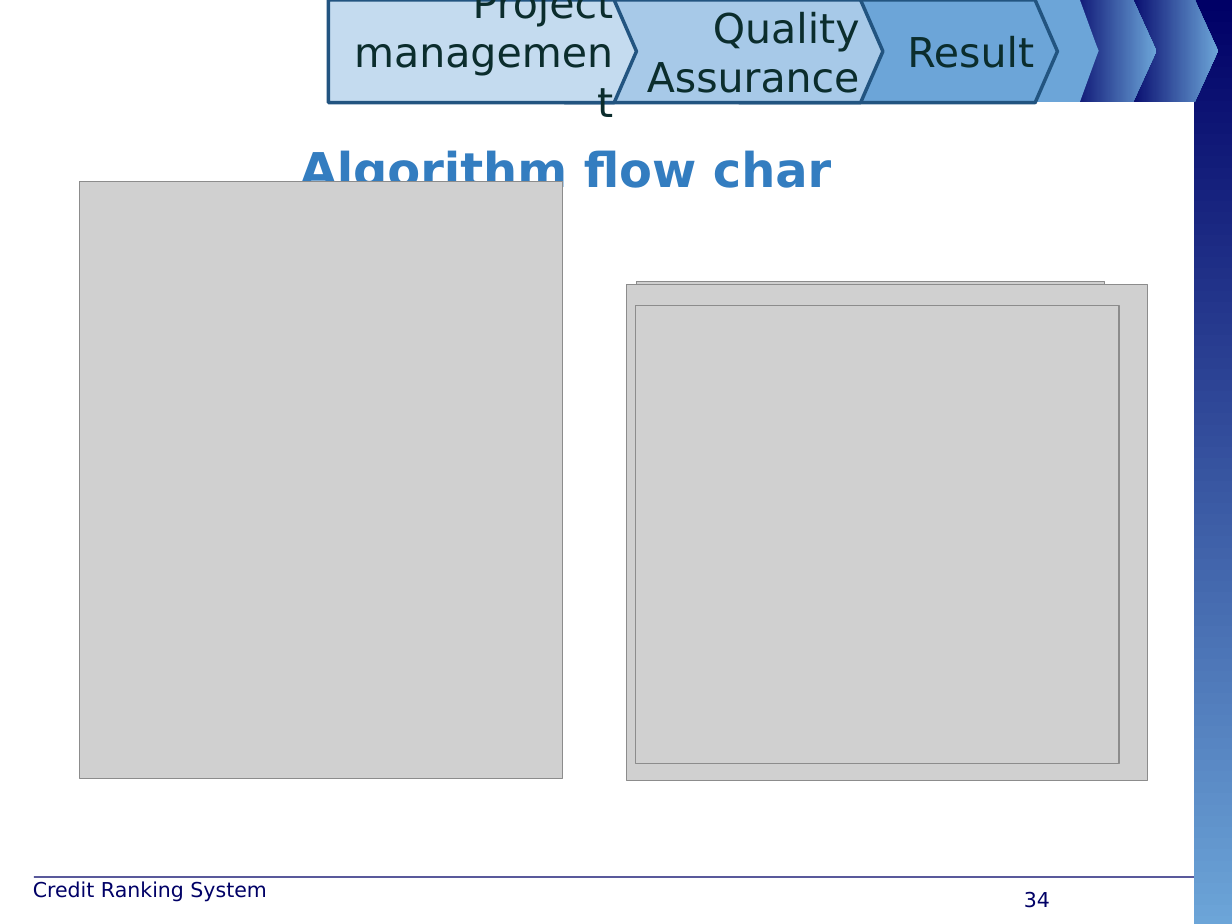
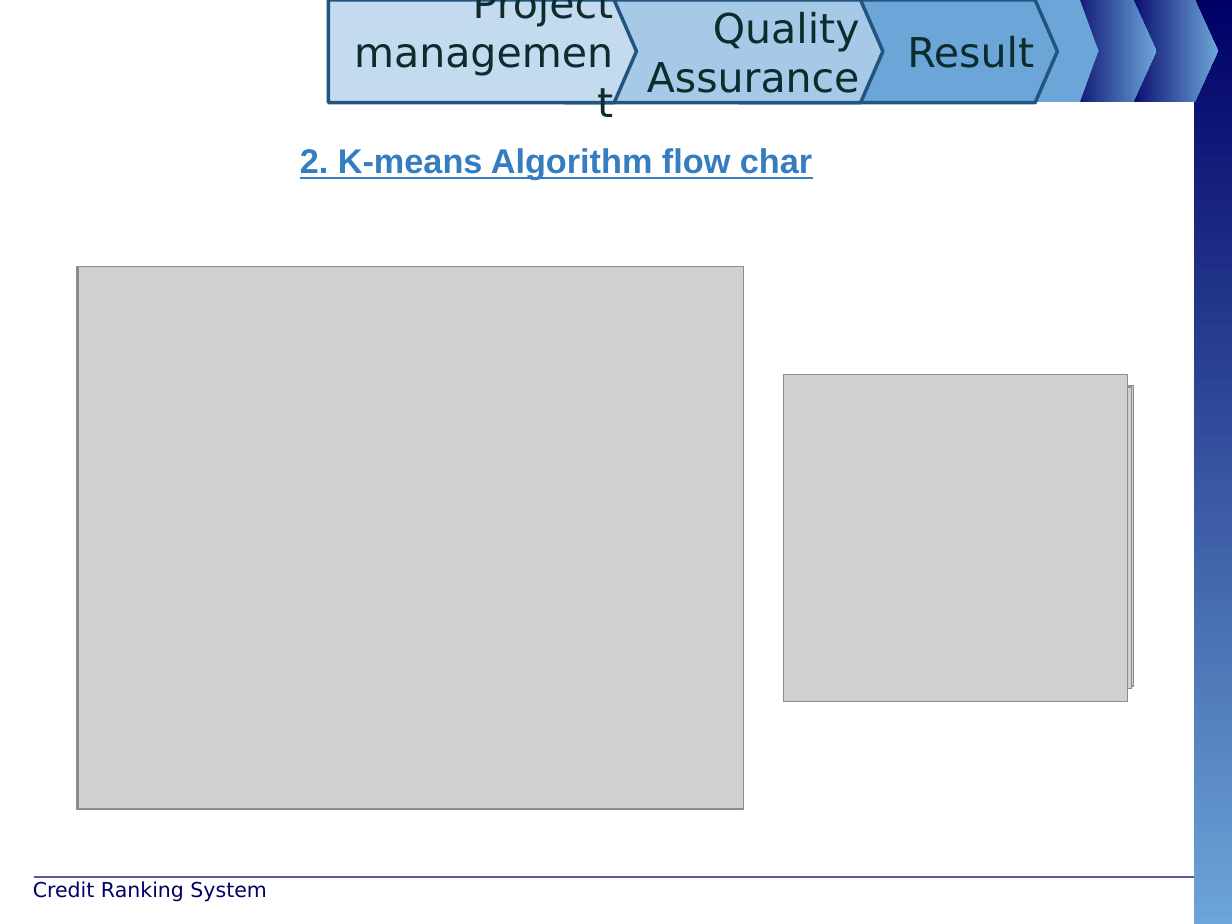
Before and after one commit to maily89/fbdm, a slide deck: slide 34 of Deliverables/FBD - slide.pptx. Drawn at 1232x924 pixels with LibreOffice and Linux fonts; fonts in the diff are those of the drawing; grey boxes stand for pictures; background and template pictures are left out. Boxes give left, top, right and bottom in pixels: in the first picture for what was removed or moved away, otherwise in the second. Text is boxed around its words. In the diff, an @@ line names an element or a change of style, - is before the commit and + after.

```diff
--- a/Deliverables/FBD - slide.pptx
+++ b/Deliverables/FBD - slide.pptx
@@ text at box(300, 148, 812, 180): text changed; size 28 to 20 pt; font DejaVu Sans to Arial @@
-Algorithm flow char
+2. K-means Algorithm flow char
@@ picture: place and size @@
-picture at box(80, 181, 563, 779)
+picture at box(76, 267, 622, 809)
@@ picture added at box(76, 267, 691, 809) @@
@@ picture added at box(78, 267, 678, 809) @@
@@ picture added at box(78, 267, 743, 809) @@
@@ picture added at box(79, 267, 744, 809) @@
@@ picture removed at box(626, 285, 1147, 780) @@
@@ picture removed at box(637, 282, 1105, 766) @@
@@ picture removed at box(636, 306, 1120, 764) @@
@@ picture added at box(784, 387, 1131, 689) @@
@@ picture added at box(784, 375, 1127, 702) @@
@@ picture added at box(787, 386, 1133, 686) @@
@@ picture added at box(793, 386, 1127, 690) @@
@@ page number removed at box(1024, 891, 1050, 908) @@
-34
```
Also in this commit, not shown: 3 other slides changed, 2 slides added, 1 slide removed.
